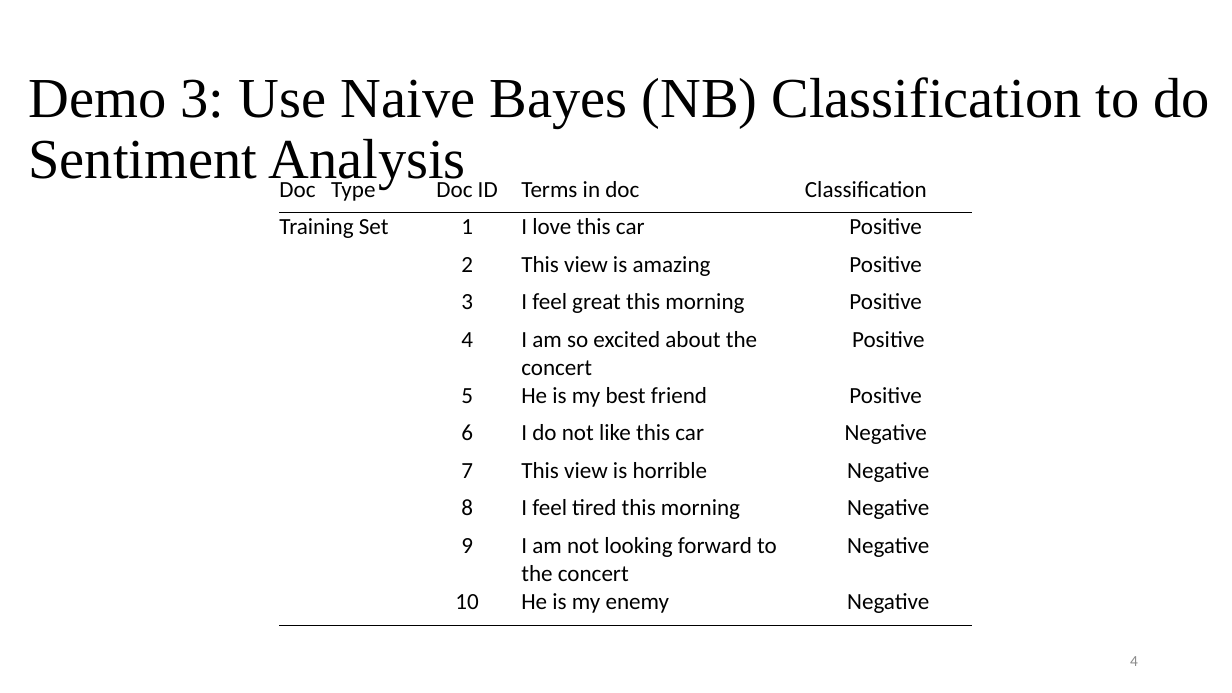
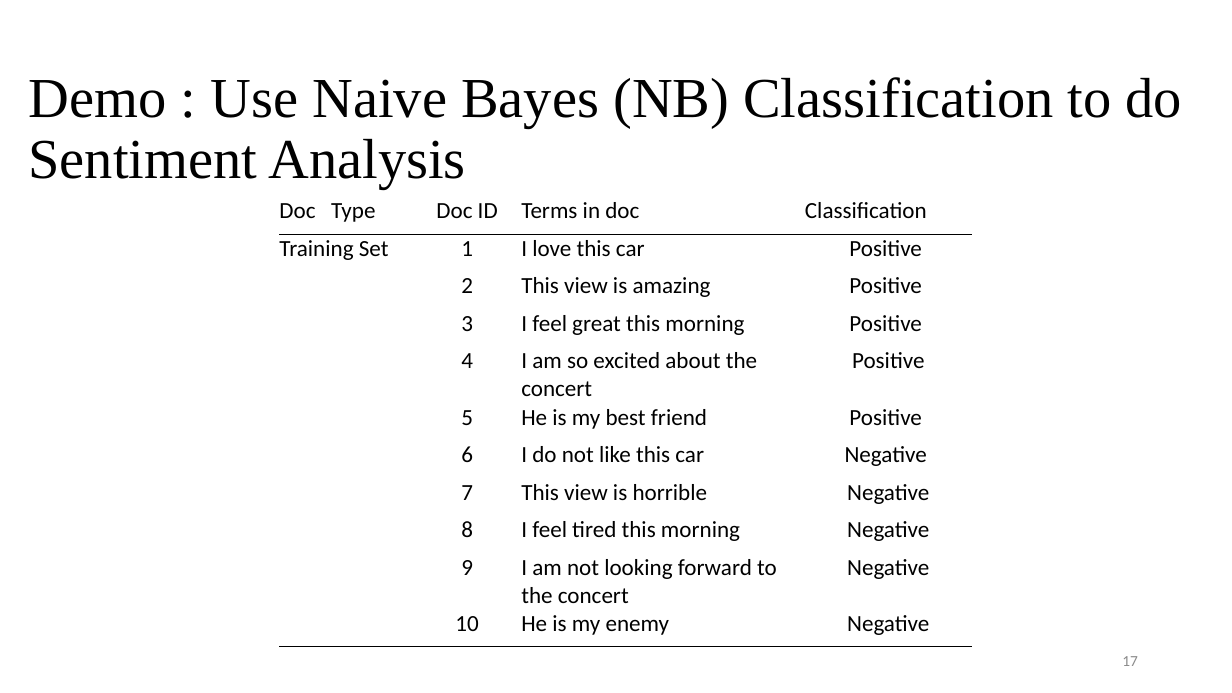
Before and after one commit to SocratesClub/ccrbook, a slide deck: slide 17 of slides/Chapter 3&4 语义建模 .pptx (slide 4 before the commit). Drawn at 1232x693 pixels with LibreOffice and Linux fonts; fonts in the diff are those of the drawing. Boxes give left, top, right and bottom in pixels: in the first picture for what was removed or moved away, otherwise in the second. Text is boxed around its words. In the diff, an @@ line names an element or a change of style, - is before the commit and + after.

```diff
--- a/slides/Chapter 3&4 语义建模 .pptx
+++ b/slides/Chapter 3&4 语义建模 .pptx
@@ title at (29, 77, 1182, 189): text changed @@
-Demo 3: Use Naive Bayes (NB) Classification to do Sentiment Analysis
+Demo : Use Naive Bayes (NB) Classification to do Sentiment Analysis
@@ table: place and size @@
-table at (279, 176, 971, 662)
+table at (279, 197, 971, 683)
@@ page number at (1122, 656, 1138, 666): text changed @@
-4
+17
```
Also in this commit, not shown: 5 other slides changed, 13 slides added, 4 slides removed.
